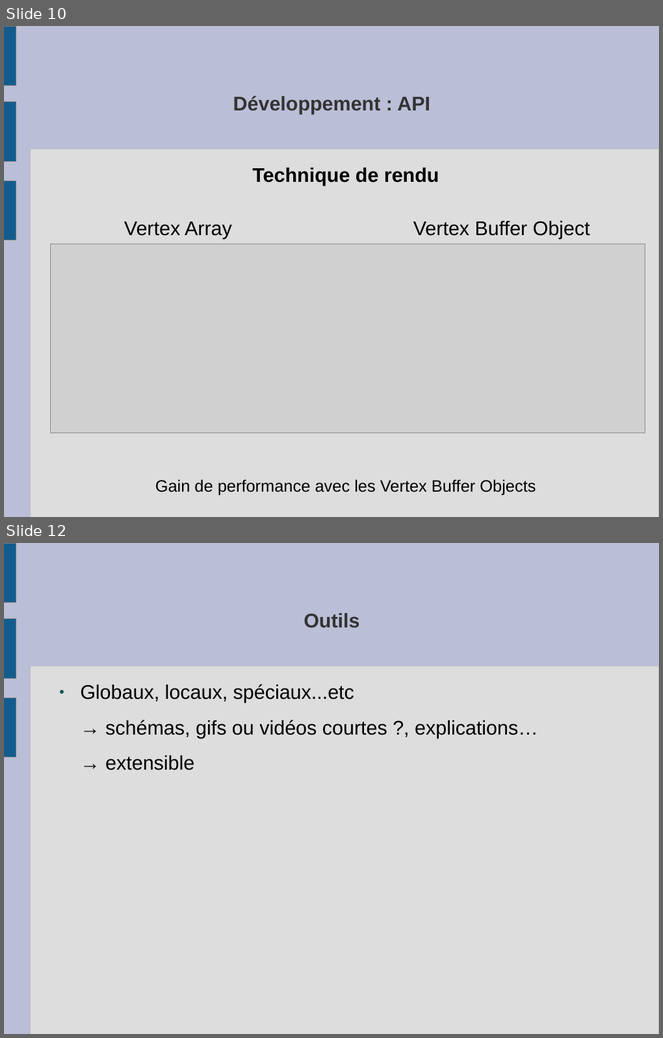
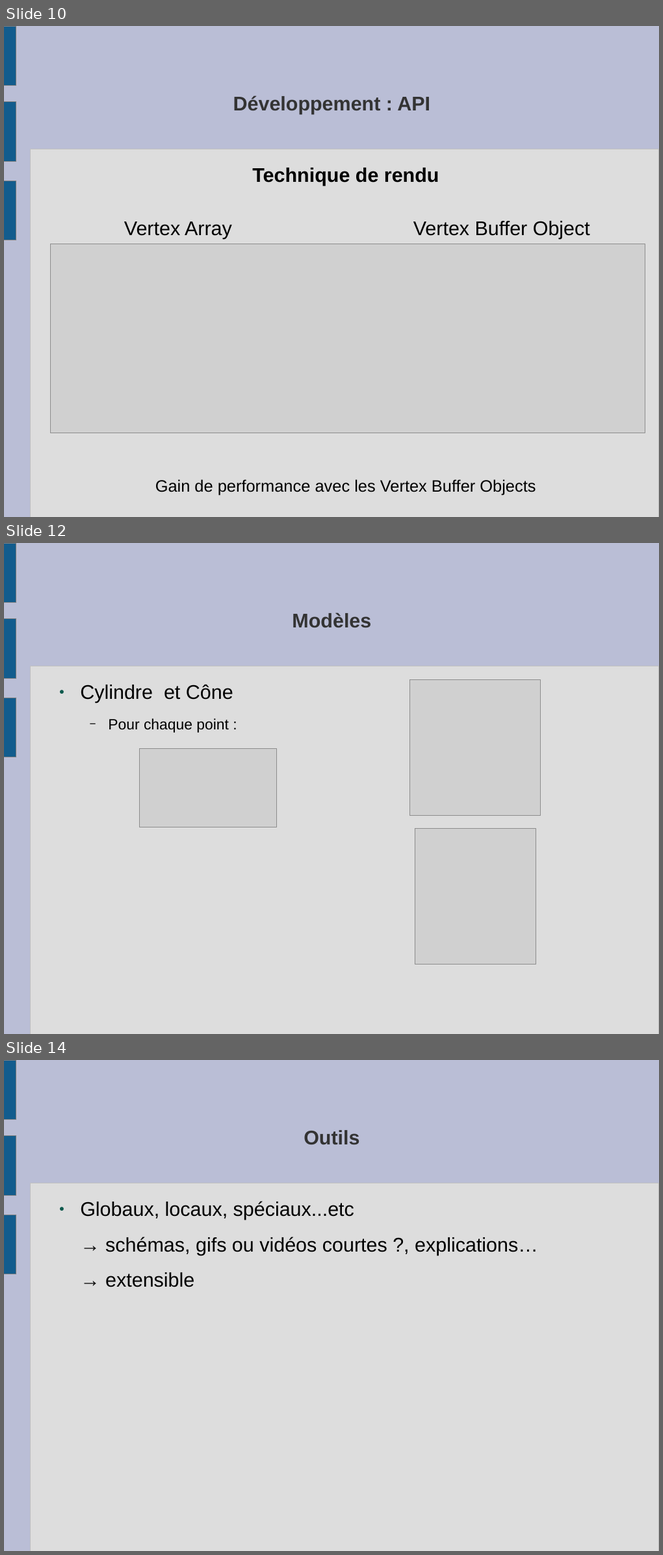
Before and after one commit to slvrgauthier/OpenSculpt, a slide deck: Documentation/Soutenance.odp. Shown one above the other, each under a label of ours: slides 10 and 12 before the commit, slides 10, 12 and 14 after it; the slides between them are not shown. The pictures are 663x1038 and 663x1555 pixels, drawn with LibreOffice and Linux fonts; fonts in the diff are those of the drawing; grey boxes stand for pictures. Boxes give left, top, right and bottom in pixels: in the first picture for what was removed or moved away, otherwise in the second. Text is boxed around its words. In the diff, an @@ line names an element or a change of style, - is before the commit and + after.

```diff
--- a/Documentation/Soutenance.odp
+++ b/Documentation/Soutenance.odp
@@ slide 12 added at (x1=4, y1=543, x2=659, y2=1034), background #BABED6; not listed: 4 template elements that a slide beside it also shows @@
@@ title added at (x1=292, y1=613, x2=371, y2=628), 24 pt, text #333333, bold @@
+Modèles
@@ text added at (x1=80, y1=684, x2=233, y2=733), 18 pt, text #000000 @@
+● Cylindre et Cône
+  − Pour chaque point :
@@ picture added at (x1=410, y1=679, x2=540, y2=816) @@
@@ picture added at (x1=140, y1=748, x2=276, y2=827) @@
@@ picture added at (x1=415, y1=828, x2=536, y2=965) @@
@@ what was slide 12 is now slide 14 @@
```
Also in this commit, not shown: 4 other slides added, 1 slide removed, 1 other file.
